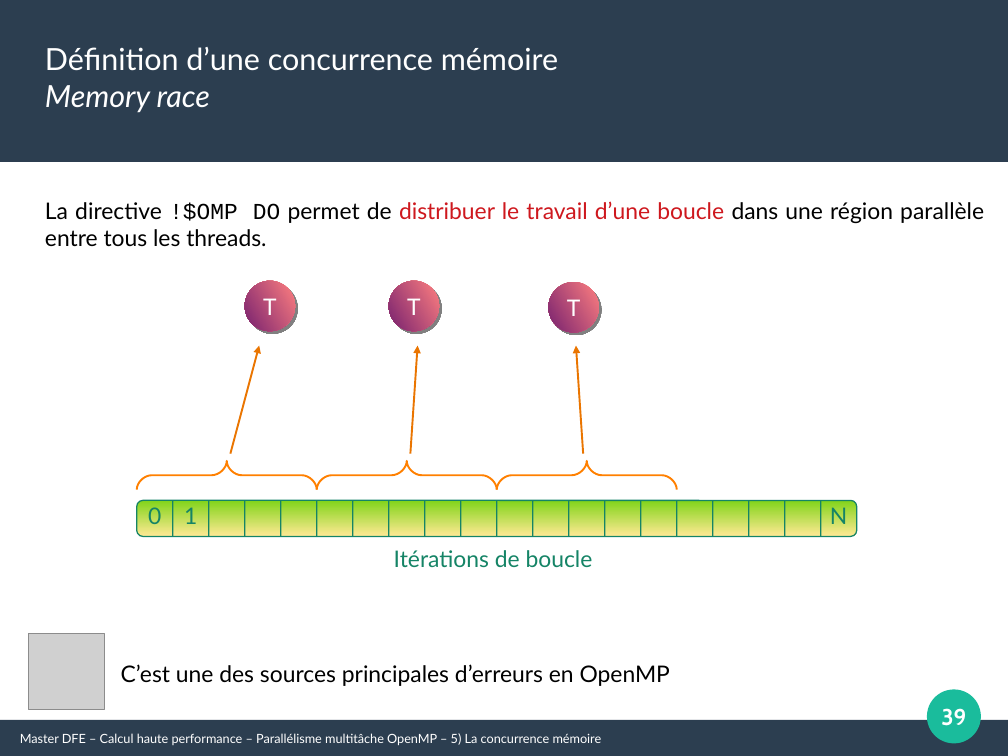
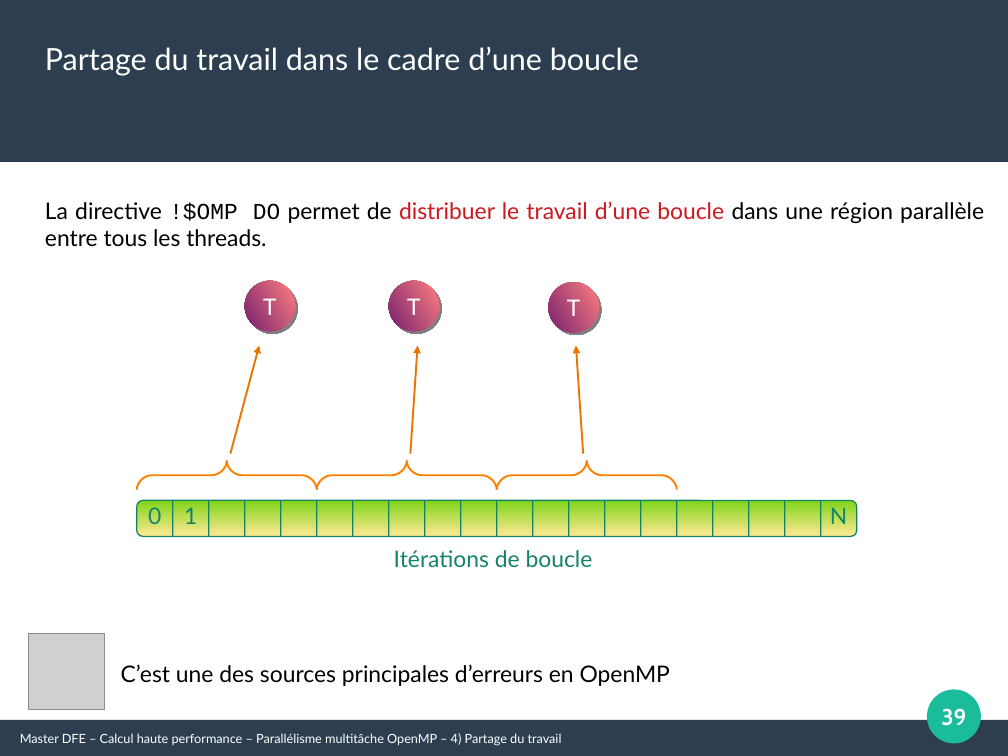
Before and after one commit to Maison-de-la-Simulation/HPC-DFE-Paris-Saclay, a slide deck: slide 39 of support/OpenMP.odp. Drawn at 1008x756 pixels with LibreOffice and Linux fonts; fonts in the diff are those of the drawing; grey boxes stand for pictures. Boxes give left, top, right and bottom in pixels: in the first picture for what was removed or moved away, otherwise in the second. Text is boxed around its words. In the diff, an @@ line names an element or a change of style, - is before the commit and + after.

Commit message:
Update of the presentations

```diff
--- a/support/OpenMP.odp
+++ b/support/OpenMP.odp
@@ text at (x1=45, y1=47, x2=639, y2=76): text changed @@
-Définition d’une concurrence mémoire
-Memory race
+Partage du travail dans le cadre d’une boucle
@@ text at (x1=20, y1=733, x2=562, y2=746): text changed @@
-Master DFE – Calcul haute performance – Parallélisme multitâche OpenMP – 5) La concurrence mémoire
+Master DFE – Calcul haute performance – Parallélisme multitâche OpenMP – 4) Partage du travail
```
Also in this commit, not shown: 7 other slides changed, 5 slides added, 2 other files.
